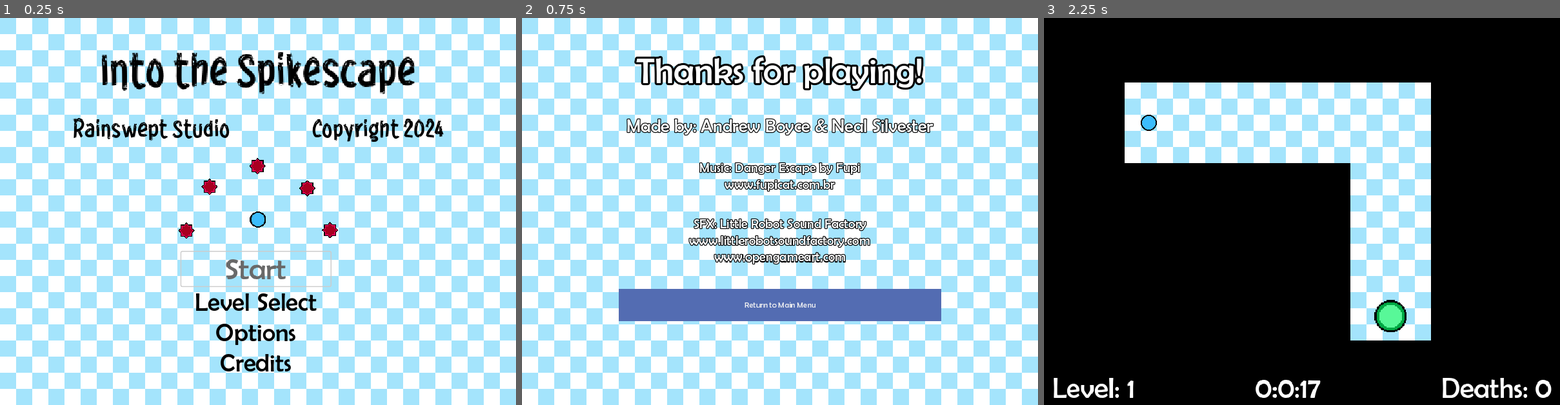
Above: before the commit, frames 1-3 (left to right).
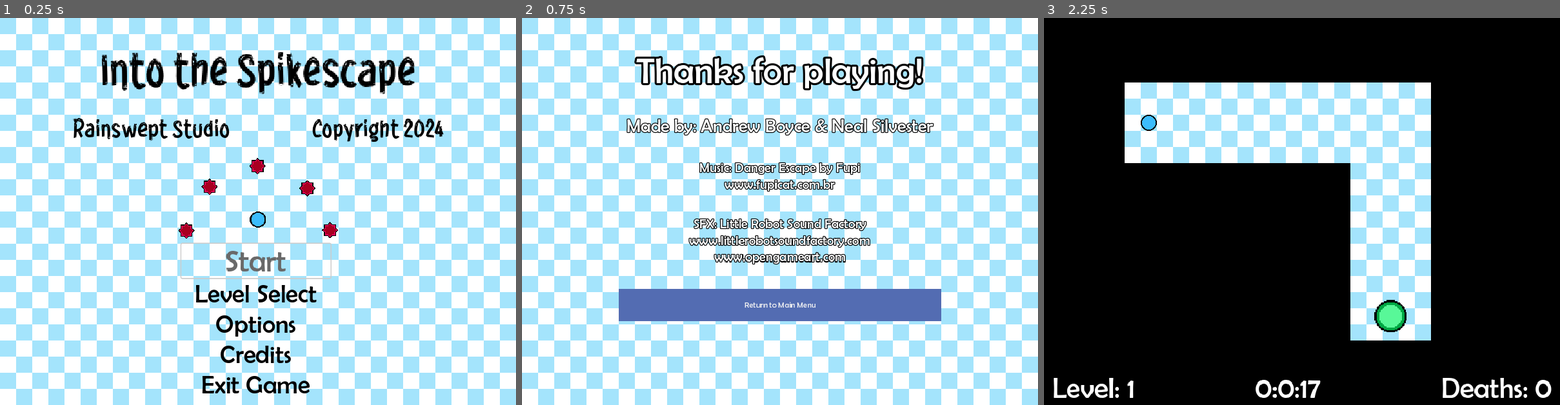
Above: after the commit, the same moments.

Repository: Aelern/godot-ball
Game: Godot game, scene res://menus/title_screen.tscn
Same seed, same stepped clock (60 frames per second), same inputs: the game is played once before the commit and once after it.
Inputs:
- Up to frame 1 (0.25 s): no input
- Up to frame 2 (0.75 s): click "Credits" at 0.5 s
- Up to frame 3 (2.25 s): click "Return to Main Menu" at 1.25 s; click "Start" at 2 s

The runs differ from the first frame. In frame 1, 2.8% of the frame differs, in the area x 35-65%, y 58-97%; in frame 2, nothing differs; in frame 3, nothing differs.

Commit message:
Updated saving system

Diff:
--- a/menus/game_complete.tscn
+++ b/menus/game_complete.tscn
@@ -1,6 +1,6 @@
 [gd_scene load_steps=6 format=3 uid="uid://3s1o612bojl6"]
 
-[ext_resource type="Script" path="res://GameComplete.gd" id="1_kv1ux"]
+[ext_resource type="Script" path="res://menus/GameComplete.gd" id="1_kv1ux"]
 [ext_resource type="PackedScene" uid="uid://c7xkwietyob3k" path="res://objects/ground_tile_map.tscn" id="2_crk8s"]
 [ext_resource type="LabelSettings" uid="uid://bpqvf08y5foi0" path="res://menus/ScreenTitle.tres" id="3_lx7wp"]
 [ext_resource type="FontFile" uid="uid://crv1fe8qwi4jv" path="res://assets/BRLNSR.TTF" id="4_odggf"]
--- a/menus/level_select_button.tscn
+++ b/menus/level_select_button.tscn
@@ -1,7 +1,7 @@
 [gd_scene load_steps=4 format=3 uid="uid://d0tek1tplckhk"]
 
 [ext_resource type="FontFile" uid="uid://crv1fe8qwi4jv" path="res://assets/BRLNSR.TTF" id="1_e5d8q"]
-[ext_resource type="Script" path="res://LevelSelectButton.gd" id="1_gq7v0"]
+[ext_resource type="Script" path="res://menus/LevelSelectButton.gd" id="1_gq7v0"]
 [ext_resource type="Theme" uid="uid://qy8rymq7rudl" path="res://menus/level_select_button.tres" id="1_xjg72"]
 
 [node name="LevelSelectButton" type="Button"]
--- a/menus/options_screen.gd
+++ b/menus/options_screen.gd
@@ -10,11 +10,13 @@
 	music_bar.value = db_to_linear(AudioServer.get_bus_volume_db(AudioServer.get_bus_index("Music"))) * 10
 	music_bar.value_changed.connect(func(value):
 		AudioServer.set_bus_volume_db(AudioServer.get_bus_index("Music"), linear_to_db(value / 10))
+		PlayerStats.musicVolume = value
 		)
 	sfx_bar.value = db_to_linear(AudioServer.get_bus_volume_db(AudioServer.get_bus_index("SFX"))) * 10
 	sfx_bar.value_changed.connect(func(value):
 		AudioServer.set_bus_volume_db(AudioServer.get_bus_index("SFX"), linear_to_db(value / 10))
 		AudioStreamManager.play("res://sounds/dash.wav")
+		PlayerStats.sfxVolume = value
 		)
 
 # Called every frame. 'delta' is the elapsed time since the previous frame.
--- a/menus/title_screen.gd
+++ b/menus/title_screen.gd
@@ -3,16 +3,26 @@
 @onready var options_button = $VBoxContainer/OptionsButton
 @onready var credits_button = $VBoxContainer/CreditsButton
 @onready var start_button = $VBoxContainer/StartButton
+@onready var exit_button = $VBoxContainer/ExitButton
 
 func _ready():
 	start_button.grab_focus()
 	level_select_button.button_up.connect(func():
-		get_tree().call_deferred("change_scene_to_file",LevelMap.level_select))
+		get_tree().call_deferred("change_scene_to_file",LevelMap.level_select)
+		)
 	options_button.button_up.connect(func():
-		get_tree().call_deferred("change_scene_to_file",LevelMap.options))
+		get_tree().call_deferred("change_scene_to_file",LevelMap.options)
+		)
 	credits_button.button_up.connect(func():
-		get_tree().call_deferred("change_scene_to_file",LevelMap.game_complete))
+		get_tree().call_deferred("change_scene_to_file",LevelMap.game_complete)
+		)
 	start_button.button_up.connect(func():
 		LevelMap.current_level = 1
 		AudioStreamManager.bgmPlayer.play()
-		get_tree().call_deferred("change_scene_to_file",LevelMap.levels[1]))
+		PlayerStats.reset_run_stats()
+		get_tree().call_deferred("change_scene_to_file",LevelMap.levels[1])
+		)
+	exit_button.button_up.connect(func():
+		PlayerStats.save_stats()
+		get_tree().call_deferred("quit")
+		)
--- a/menus/title_screen.tscn
+++ b/menus/title_screen.tscn
@@ -60,13 +60,13 @@
 layout_mode = 1
 anchors_preset = -1
 offset_left = 360.0
-offset_top = 464.0
+offset_top = 448.0
 offset_right = 656.0
 offset_bottom = 744.0
 
 [node name="StartButton" type="Button" parent="VBoxContainer"]
 layout_mode = 2
-focus_neighbor_top = NodePath("../CreditsButton")
+focus_neighbor_top = NodePath("../ExitButton")
 theme_override_colors/font_color = Color(0, 0, 0, 1)
 theme_override_colors/font_hover_color = Color(0.658824, 0.894118, 0.988235, 1)
 theme_override_colors/font_focus_color = Color(0.411765, 0.411765, 0.411765, 1)
@@ -97,6 +97,16 @@
 
 [node name="CreditsButton" type="Button" parent="VBoxContainer"]
 layout_mode = 2
+theme_override_colors/font_color = Color(0, 0, 0, 1)
+theme_override_colors/font_hover_color = Color(0.658824, 0.894118, 0.988235, 1)
+theme_override_colors/font_focus_color = Color(0.411765, 0.411765, 0.411765, 1)
+theme_override_fonts/font = ExtResource("4_l6lja")
+theme_override_font_sizes/font_size = 50
+theme_override_styles/normal = SubResource("StyleBoxEmpty_1erl6")
+text = "Credits"
+
+[node name="ExitButton" type="Button" parent="VBoxContainer"]
+layout_mode = 2
 focus_neighbor_bottom = NodePath("../StartButton")
 theme_override_colors/font_color = Color(0, 0, 0, 1)
 theme_override_colors/font_hover_color = Color(0.658824, 0.894118, 0.988235, 1)
@@ -104,7 +114,7 @@
 theme_override_fonts/font = ExtResource("4_l6lja")
 theme_override_font_sizes/font_size = 50
 theme_override_styles/normal = SubResource("StyleBoxEmpty_1erl6")
-text = "Credits"
+text = "Exit Game"
 
 [node name="TitleLabel" type="Label" parent="."]
 layout_mode = 0
--- a/player/player_stats.gd
+++ b/player/player_stats.gd
@@ -8,6 +8,8 @@
 			death_count = value
 			died.emit(death_count)
 var level_times = []	#For each level, holds the players achieved time and their best time
+var sfxVolume = 10
+var musicVolume = 10
 
 signal died(new_death_count)
 
@@ -17,21 +19,30 @@
 	if level_times == []:
 		initialize_saved_values()
 
+func reset_run_stats():
+	for i in range(len(LevelMap.levels)):
+		level_times[i][0] = 999
+	death_count = 0
+
 func load_stats() -> void:
 	var config = ConfigFile.new()
 	var error = config.load(SAVE_PATH)
 	if error != OK: return
 	total_death_count = config.get_value("game", "totalDeaths")
 	level_times = config.get_value("game", "levelTimes")
+	sfxVolume = config.get_value("game", "sfxVolume")
+	musicVolume = config.get_value("game", "musicVolume")
 
 func save_stats() -> void:
 	var config = ConfigFile.new()
 	config.set_value("game", "totalDeaths", total_death_count)
 	config.set_value("game", "levelTimes", level_times)
+	config.set_value("game", "sfxVolume", sfxVolume)
+	config.set_value("game", "musicVolume", musicVolume)
 	config.save(SAVE_PATH)
 
 func initialize_saved_values():
 	total_death_count = 0
 	for i in range(len(LevelMap.levels)-1):
 		level_times.append([0.0, 15.0])	#Sets default record time for every level to 15 seconds
-	level_times.append([0,0, 30.0])	#Last level gets a bigger base time
+	level_times.append([0.0, 30.0])	#Last level gets a bigger base time
--- a/stages/level_16.tscn
+++ b/stages/level_16.tscn
@@ -192,6 +192,22 @@
 [node name="TrackSpike" parent="Spikes/Path2D4/PathFollow2D4" instance=ExtResource("5_hyypx")]
 speed = 3.0
 
+[node name="PathFollow2D5" type="PathFollow2D" parent="Spikes/Path2D4"]
+position = Vector2(736, 624)
+rotation = 3.14159
+progress = 128.0
+
+[node name="TrackSpike" parent="Spikes/Path2D4/PathFollow2D5" instance=ExtResource("5_hyypx")]
+speed = 3.0
+
+[node name="PathFollow2D6" type="PathFollow2D" parent="Spikes/Path2D4"]
+position = Vector2(736, 656)
+rotation = 1.5708
+progress = 160.0
+
+[node name="TrackSpike" parent="Spikes/Path2D4/PathFollow2D6" instance=ExtResource("5_hyypx")]
+speed = 3.0
+
 [node name="Path2D5" type="Path2D" parent="Spikes"]
 curve = SubResource("Curve2D_sbtmi")
 
@@ -224,6 +240,22 @@
 progress = 96.0
 
 [node name="TrackSpike" parent="Spikes/Path2D5/PathFollow2D4" instance=ExtResource("5_hyypx")]
+speed = 3.0
+
+[node name="PathFollow2D5" type="PathFollow2D" parent="Spikes/Path2D5"]
+position = Vector2(416, 688)
+rotation = 3.14159
+progress = 128.0
+
+[node name="TrackSpike" parent="Spikes/Path2D5/PathFollow2D5" instance=ExtResource("5_hyypx")]
+speed = 3.0
+
+[node name="PathFollow2D6" type="PathFollow2D" parent="Spikes/Path2D5"]
+position = Vector2(416, 656)
+rotation = -1.5708
+progress = 160.0
+
+[node name="TrackSpike" parent="Spikes/Path2D5/PathFollow2D6" instance=ExtResource("5_hyypx")]
 speed = 3.0
 
 [node name="Player" parent="." instance=ExtResource("4_fmcs1")]
Renamed: GameComplete.gd -> menus/GameComplete.gd
Renamed: LevelSelectButton.gd -> menus/LevelSelectButton.gd
